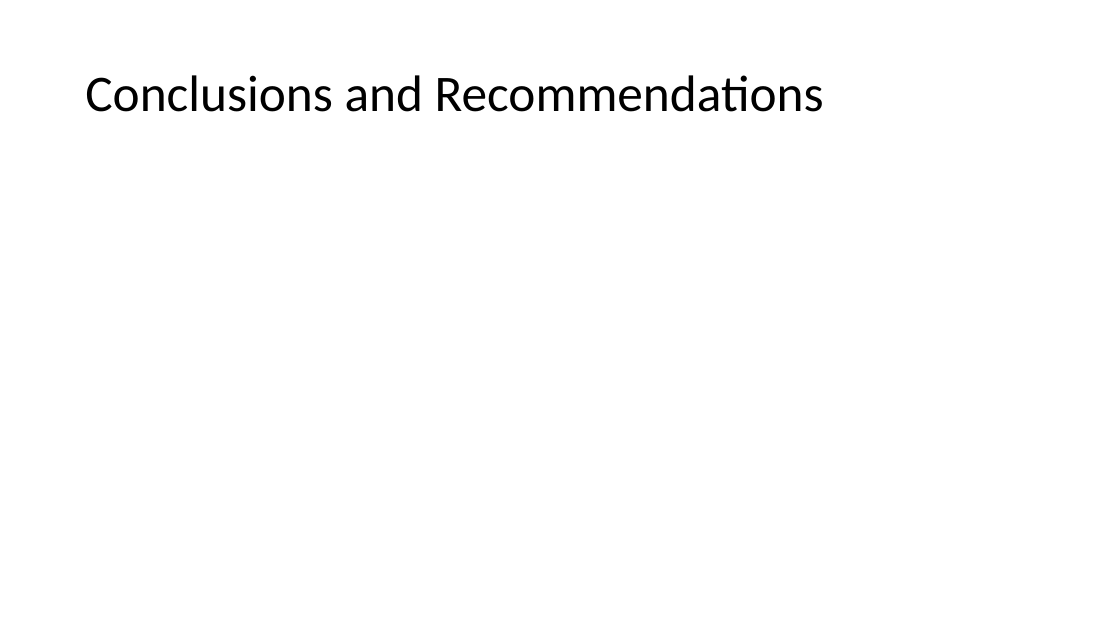
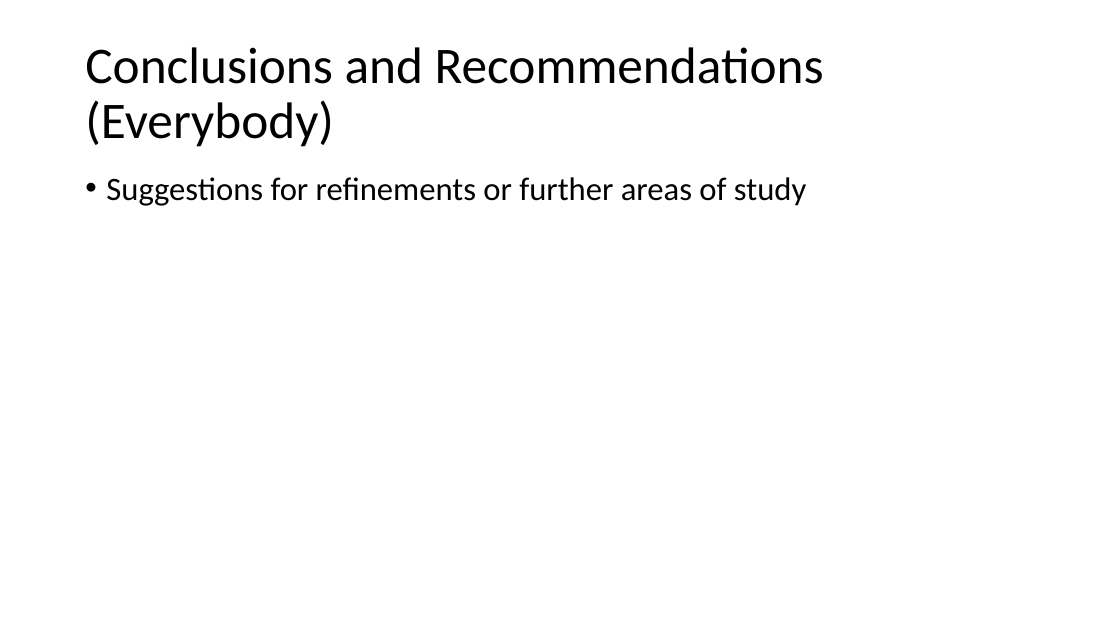
Before and after one commit to Kevin-C3923/Life_Expectancy_Analytics, a slide deck: slide 10 of Dashboard/Dashboard.pptx (slide 8 before the commit). Drawn at 1120x630 pixels with LibreOffice and Linux fonts; fonts in the diff are those of the drawing. Boxes give left, top, right and bottom in pixels: in the first picture for what was removed or moved away, otherwise in the second. Text is boxed around its words. In the diff, an @@ line names an element or a change of style, - is before the commit and + after.

```diff
--- a/Dashboard/Dashboard.pptx
+++ b/Dashboard/Dashboard.pptx
@@ title at box(85, 47, 824, 147): text changed @@
-Conclusions and Recommendations
+Conclusions and Recommendations (Everybody)
@@ text added at box(106, 177, 806, 206), 28 pt, text #000000 @@
+• Suggestions for refinements or further areas of study
```
Also in this commit, not shown: 4 other slides changed, 4 slides added, 3 slides removed.
